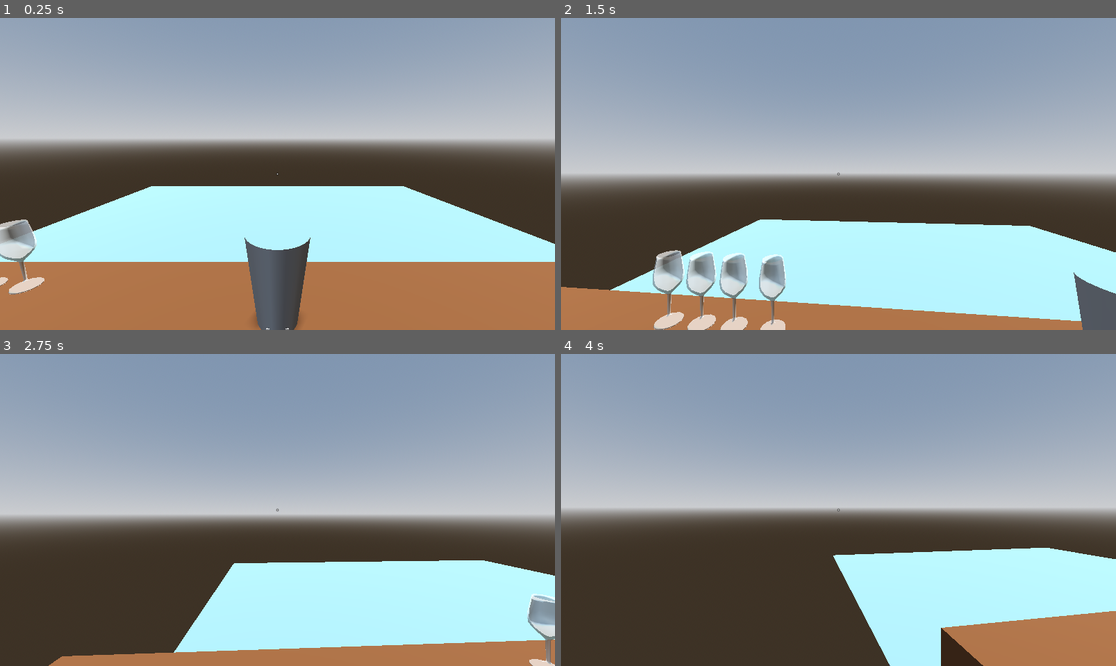
Above: before the commit, frames 1-4 (two rows, left to right).
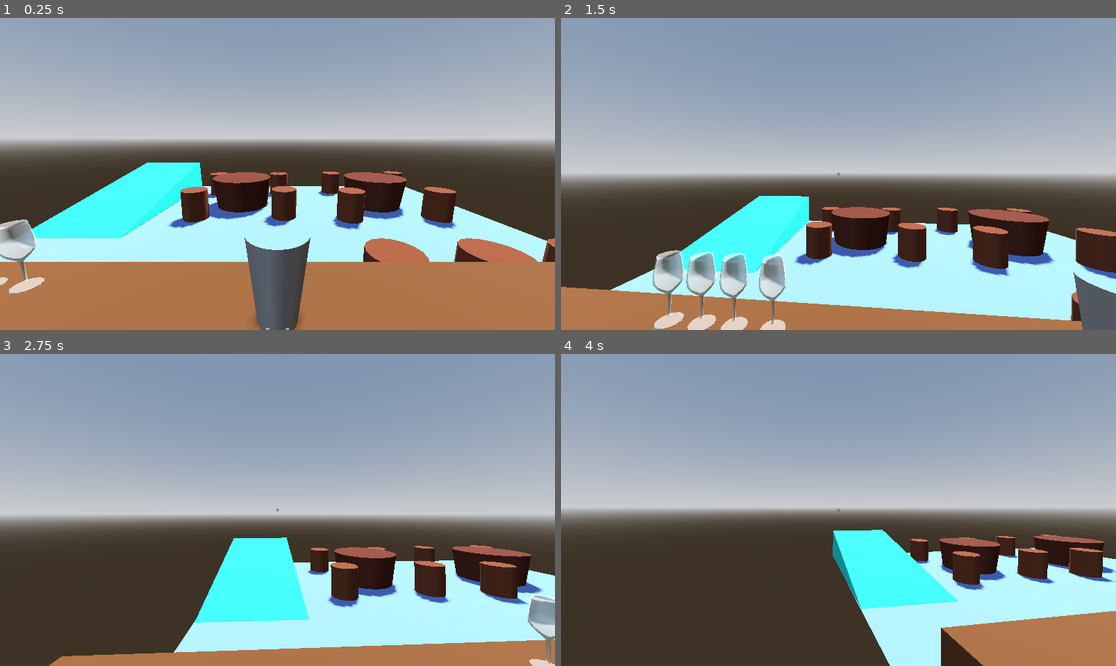
Above: after the commit, the same moments.

Repository: MimiM03/the-crumbling-bar
Game: Godot game, scene res://scenes/game.tscn
Two runs of this game, one before a commit and one after it. Both use one fixed random seed, a clock stepped at 60 frames per second and the inputs below.
Inputs (mouse positions are in pixels of both pictures, inside the frame that each line leads up to):
- Up to frame 1 (0.25 s): no input
- Up to frame 2 (1.5 s): tap Enter at 0.5 s; move the mouse to (866, 174) at 0.52 s; press the mouse at (866, 174) at 0.53 s; hold E (pour_right) 0.53-1.28 s; tap Space at 1.25 s; move the mouse to (810, 174) at 1.27 s; release the mouse at (810, 174) at 1.28 s; hold A (left) from 1.28 s (still down); click (810, 174) at 1.35 s
- Up to frame 3 (2.75 s): move the mouse to (288, 503) at 2.02 s; release A (left) at 2.03 s; press the mouse at (288, 503) at 2.03 s; hold E (pour_right) from 2.03 s (still down)
- Up to frame 4 (4 s): tap Enter at 2.75 s; move the mouse to (832, 516) at 2.77 s; release the mouse at (832, 516) at 2.78 s; click (832, 516) at 2.85 s; tap Space at 3.5 s; move the mouse to (877, 513) at 3.52 s; release E (pour_right) at 3.53 s; press the mouse at (877, 513) at 3.53 s; hold A (left) from 3.53 s (still down)

The runs differ from the first frame. In frame 1, 11% of the frame differs, in the area x 5-100%, y 46-79%; in frame 2, 9.9%; in frame 3, 8.9%; in frame 4, 7.1%.

Commit message:
add drop mechanics

Diff:
--- a/scenes/bar.tscn
+++ b/scenes/bar.tscn
@@ -9,6 +9,32 @@
 [sub_resource type="BoxMesh" id="BoxMesh_yqjtg"]
 material = SubResource("StandardMaterial3D_g0fx2")
 
+[sub_resource type="StandardMaterial3D" id="StandardMaterial3D_bwlfd"]
+albedo_color = Color(0.11964836, 0.7859001, 0.75823057, 1)
+
+[sub_resource type="PrismMesh" id="PrismMesh_x848m"]
+material = SubResource("StandardMaterial3D_bwlfd")
+size = Vector3(1, 4.25, 2)
+
+[sub_resource type="StandardMaterial3D" id="StandardMaterial3D_qdsxc"]
+albedo_color = Color(0.38858387, 0.19589737, 0.09972047, 1)
+
+[sub_resource type="CylinderMesh" id="CylinderMesh_efgdo"]
+material = SubResource("StandardMaterial3D_qdsxc")
+top_radius = 0.3
+bottom_radius = 0.3
+height = 0.75
+radial_segments = 16
+
+[sub_resource type="StandardMaterial3D" id="StandardMaterial3D_2j1ym"]
+albedo_color = Color(0.3189073, 0.13080737, 0.05913744, 1)
+
+[sub_resource type="CylinderMesh" id="CylinderMesh_7r073"]
+material = SubResource("StandardMaterial3D_2j1ym")
+top_radius = 0.8
+bottom_radius = 0.7
+height = 0.8
+
 [node name="Bar" type="Node3D" unique_id=1974740427]
 
 [node name="Ground" type="CSGBox3D" parent="." unique_id=1636589340]
@@ -16,6 +42,66 @@
 size = Vector3(10, 0.001, 10)
 material = SubResource("StandardMaterial3D_5dekh")
 
-[node name="MeshInstance3D" type="MeshInstance3D" parent="." unique_id=1250291508]
+[node name="Bar Top" type="MeshInstance3D" parent="." unique_id=1250291508]
 transform = Transform3D(10, 0, 0, 0, 1, 0, 0, 0, 1, 0, 0.5, 0)
 mesh = SubResource("BoxMesh_yqjtg")
+
+[node name="Entrance" type="MeshInstance3D" parent="." unique_id=472567301]
+transform = Transform3D(0.00013161448, 0.0006323457, -1, -0.9939857, -0.109508745, -0.0002000725, -0.10950879, 0.99398583, 0.00061413774, -3.9909317, 0.23438883, -4.885228)
+mesh = SubResource("PrismMesh_x848m")
+
+[node name="Chair" type="MeshInstance3D" parent="." unique_id=1680328326]
+transform = Transform3D(1, 0, 0, 0, 1, 0, 0, 0, 1, 1.2492228, 0.30998397, -1.1508095)
+mesh = SubResource("CylinderMesh_efgdo")
+
+[node name="Chair2" type="MeshInstance3D" parent="." unique_id=1921130764]
+transform = Transform3D(1, 0, 0, 0, 1, 0, 0, 0, 1, 3.7919557, 0.30998397, -3.773944)
+mesh = SubResource("CylinderMesh_efgdo")
+
+[node name="Chair3" type="MeshInstance3D" parent="." unique_id=1426624388]
+transform = Transform3D(1, 0, 0, 0, 1, 0, 0, 0, 1, 4.051791, 0.30998397, -6.2268553)
+mesh = SubResource("CylinderMesh_efgdo")
+
+[node name="Chair4" type="MeshInstance3D" parent="." unique_id=778716346]
+transform = Transform3D(1, 0, 0, 0, 1, 0, 0, 0, 1, 1.8603647, 0.30998397, -6.177376)
+mesh = SubResource("CylinderMesh_efgdo")
+
+[node name="Chair5" type="MeshInstance3D" parent="." unique_id=1320041312]
+transform = Transform3D(1, 0, 0, 0, 1, 0, 0, 0, 1, 1.7107555, 0.30998397, -3.7299643)
+mesh = SubResource("CylinderMesh_efgdo")
+
+[node name="Chair6" type="MeshInstance3D" parent="." unique_id=2126620294]
+transform = Transform3D(1, 0, 0, 0, 1, 0, 0, 0, 1, 0.036893755, 0.30998397, -6.043782)
+mesh = SubResource("CylinderMesh_efgdo")
+
+[node name="Chair7" type="MeshInstance3D" parent="." unique_id=16110836]
+transform = Transform3D(1, 0, 0, 0, 1, 0, 0, 0, 1, -1.9534249, 0.30998397, -3.8024924)
+mesh = SubResource("CylinderMesh_efgdo")
+
+[node name="Chair8" type="MeshInstance3D" parent="." unique_id=933985328]
+transform = Transform3D(1, 0, 0, 0, 1, 0, 0, 0, 1, 0.15458602, 0.30998397, -3.8792791)
+mesh = SubResource("CylinderMesh_efgdo")
+
+[node name="Chair9" type="MeshInstance3D" parent="." unique_id=744010344]
+transform = Transform3D(1, 0, 0, 0, 1, 0, 0, 0, 1, -1.9751058, 0.30998397, -5.9713383)
+mesh = SubResource("CylinderMesh_efgdo")
+
+[node name="Chair10" type="MeshInstance3D" parent="." unique_id=1594818821]
+transform = Transform3D(1, 0, 0, 0, 1, 0, 0, 0, 1, 4.3322744, 0.30998397, -1.1508095)
+mesh = SubResource("CylinderMesh_efgdo")
+
+[node name="Chair11" type="MeshInstance3D" parent="." unique_id=1141321331]
+transform = Transform3D(1, 0, 0, 0, 1, 0, 0, 0, 1, 3.3602595, 0.30998397, -1.1508095)
+mesh = SubResource("CylinderMesh_efgdo")
+
+[node name="Chair12" type="MeshInstance3D" parent="." unique_id=641370586]
+transform = Transform3D(1, 0, 0, 0, 1, 0, 0, 0, 1, 2.312466, 0.30998397, -1.1508095)
+mesh = SubResource("CylinderMesh_efgdo")
+
+[node name="Table" type="MeshInstance3D" parent="." unique_id=503133118]
+transform = Transform3D(1, 0, 0, 0, 1, 0, 0, 0, 1, -0.99858284, 0.3938023, -4.8328505)
+mesh = SubResource("CylinderMesh_7r073")
+
+[node name="Table2" type="MeshInstance3D" parent="." unique_id=756591216]
+transform = Transform3D(1, 0, 0, 0, 1, 0, 0, 0, 1, 2.7279735, 0.3938023, -4.8328505)
+mesh = SubResource("CylinderMesh_7r073")
--- a/scenes/game.tscn
+++ b/scenes/game.tscn
@@ -5,7 +5,6 @@
 [ext_resource type="PackedScene" uid="uid://bclwag1i8b420" path="res://scenes/glass_wine.tscn" id="3_lnu2h"]
 [ext_resource type="PackedScene" uid="uid://c8elryja5bcqu" path="res://scenes/whiskey_bottle.tscn" id="4_gee14"]
 [ext_resource type="PackedScene" uid="uid://cs3ysn4i4b6uv" path="res://scenes/vodka_bottle.tscn" id="5_0tnpc"]
-[ext_resource type="PackedScene" uid="uid://beb46pl2ia5wn" path="res://scenes/mixer-machine.tscn" id="5_iywne"]
 [ext_resource type="PackedScene" uid="uid://md3siaqjarrn" path="res://scenes/base_zone.tscn" id="5_u5sy4"]
 [ext_resource type="PackedScene" uid="uid://cv1fe051vudkb" path="res://scenes/mixer.tscn" id="6_p57ef"]
 [ext_resource type="PackedScene" uid="uid://bn7kukftnjmaq" path="res://scenes/tequila_bottle.tscn" id="6_vtaks"]
@@ -91,20 +90,17 @@
 
 [node name="Mixers" type="Node" parent="Drinks" unique_id=1974900512]
 
-[node name="Mixer Machine" parent="Drinks/Mixers" unique_id=627728024 instance=ExtResource("5_iywne")]
-transform = Transform3D(1.44, 0, 0, 0, 1.44, 0, 0, 0, 1.44, 2.9234078, 1.4704084, 0.88206756)
-
 [node name="Mixer" parent="Drinks/Mixers" unique_id=1476808702 instance=ExtResource("6_p57ef")]
-transform = Transform3D(1, 0, 0, 0, 1, 0, 0, 0, 1, 2.547079, 1.1549826, 1.3670855)
+transform = Transform3D(1, 0, 0, 0, 1, 0, 0, 0, 1, 2.547079, 1.1549826, 0.8388225)
 
 [node name="Mixer2" parent="Drinks/Mixers" unique_id=1251188481 instance=ExtResource("6_p57ef")]
-transform = Transform3D(1, 0, 0, 0, 1, 0, 0, 0, 1, 2.7377565, 1.1549826, 1.3670855)
+transform = Transform3D(1, 0, 0, 0, 1, 0, 0, 0, 1, 2.738, 1.155, 0.839)
 
 [node name="Mixer3" parent="Drinks/Mixers" unique_id=524845484 instance=ExtResource("6_p57ef")]
-transform = Transform3D(1, 0, 0, 0, 1, 0, 0, 0, 1, 2.9319012, 1.1549826, 1.3670855)
+transform = Transform3D(1, 0, 0, 0, 1, 0, 0, 0, 1, 2.932, 1.155, 0.839)
 
 [node name="Mixer4" parent="Drinks/Mixers" unique_id=263563524 instance=ExtResource("6_p57ef")]
-transform = Transform3D(1, 0, 0, 0, 1, 0, 0, 0, 1, 3.0879192, 1.1549826, 1.3670855)
+transform = Transform3D(1, 0, 0, 0, 1, 0, 0, 0, 1, 3.088, 1.155, 0.839)
 
 [node name="Shaker Zone" parent="." unique_id=1067120921 instance=ExtResource("5_u5sy4")]
 transform = Transform3D(0.99, 0, 0, 0, 0.99, 0, 0, 0, 0.99, 0, 1.2310721, 0.9700285)
--- a/scripts/player.gd
+++ b/scripts/player.gd
@@ -25,7 +25,7 @@
 		print(target)
 		# if zone - check if holding smth
 		if target == Target.ZONE:
-			if pickedObjectRight:
+			if pickedObjectRight or pickedObjectLeft:
 				drop_object()
 		#if pickable - check if u can pick up
 		elif target == Target.PICKABLE:
@@ -125,15 +125,16 @@
 
 
 	print("Obejct picked:" )
-	print(pickedObjectRight)
+	print(object)
+
 
 # Handles putting down an object
 func drop_object():
-	if !pickedObjectRight and !pickedObjectLeft: return
-
 	# Check if the zone is the correct
 	var zone = get_nearby_zone()
-	if zone and zone.can_accept(pickedObjectRight):
+
+	# Handle left and right
+	if pickedObjectRight and zone.can_accept(pickedObjectRight):
 		$Camera3D/RayCast3D.remove_exception(pickedObjectRight)
 		# Move the object out of the Player's hierarchy and into the zone
 		pickedObjectRight.reparent(zone)
@@ -142,6 +143,15 @@
 		zone.place_object(pickedObjectRight)
 
 		pickedObjectRight = null
+	elif pickedObjectLeft and zone.can_accept(pickedObjectLeft):
+		$Camera3D/RayCast3D.remove_exception(pickedObjectLeft)
+		# Move the object out of the Player's hierarchy and into the zone
+		pickedObjectLeft.reparent(zone)
+
+		# Tell the zone to handle the snapping
+		zone.place_object(pickedObjectLeft)
+
+		pickedObjectLeft = null
 	else:
 		# If the raycast isn't hitting a valid zone, do nothing
 		print("No valid zone in sight!")
Not shown: 1 places in scenes/mixer-machine.tscn that only renumber resources
